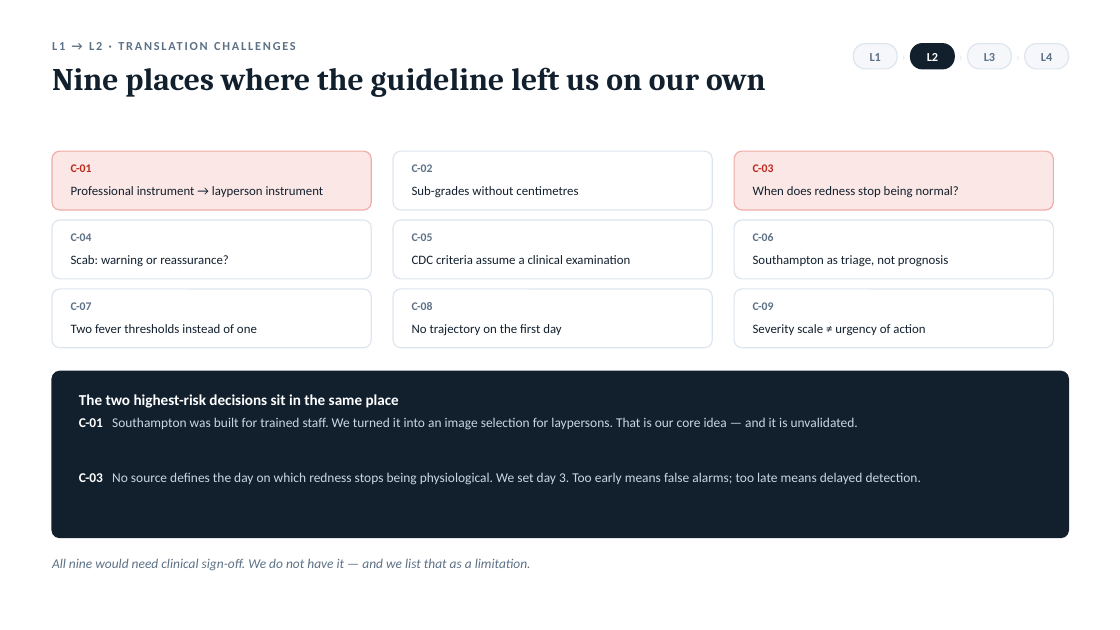
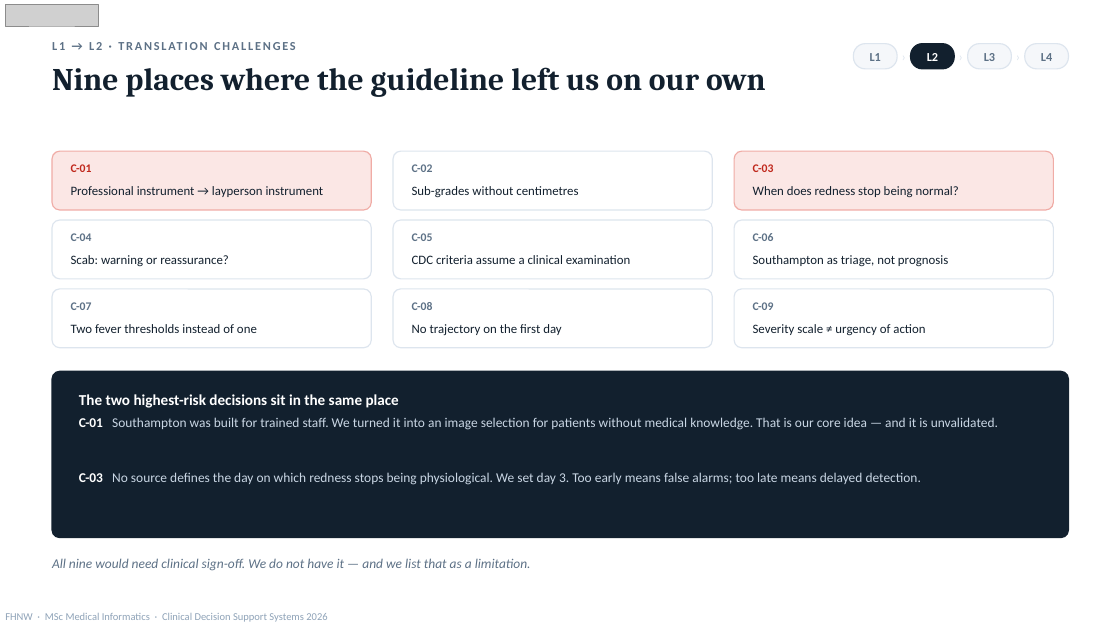
Before and after one commit to Sivanajani/smart-wound-guideline-app, a slide deck: slide 9 of submission/WundCheck_CDSS_Presentation.pptx. Drawn at 1120x630 pixels with LibreOffice and Linux fonts; fonts in the diff are those of the drawing; grey boxes stand for pictures. Boxes give left, top, right and bottom in pixels: in the first picture for what was removed or moved away, otherwise in the second. Text is boxed around its words. In the diff, an @@ line names an element or a change of style, - is before the commit and + after.

```diff
--- a/submission/WundCheck_CDSS_Presentation.pptx
+++ b/submission/WundCheck_CDSS_Presentation.pptx
@@ picture added at (5,4,98,26) @@
@@ text at (79,417,998,430): text changed @@
-C-01 Southampton was built for trained staff. We turned it into an image selection for laypersons. That is our core idea — and it is unvalidated.
+C-01 Southampton was built for trained staff. We turned it into an image selection for patients without medical knowledge. That is our core idea — and it is unvalidated.
@@ text added at (5,613,327,622), 9 pt, text #8FA3B8 @@
+FHNW · MSc Medical Informatics · Clinical Decision Support Systems 2026
```
Also in this commit, not shown: 24 other slides changed, 1 slide added, 1 slide removed, 4 other files.
